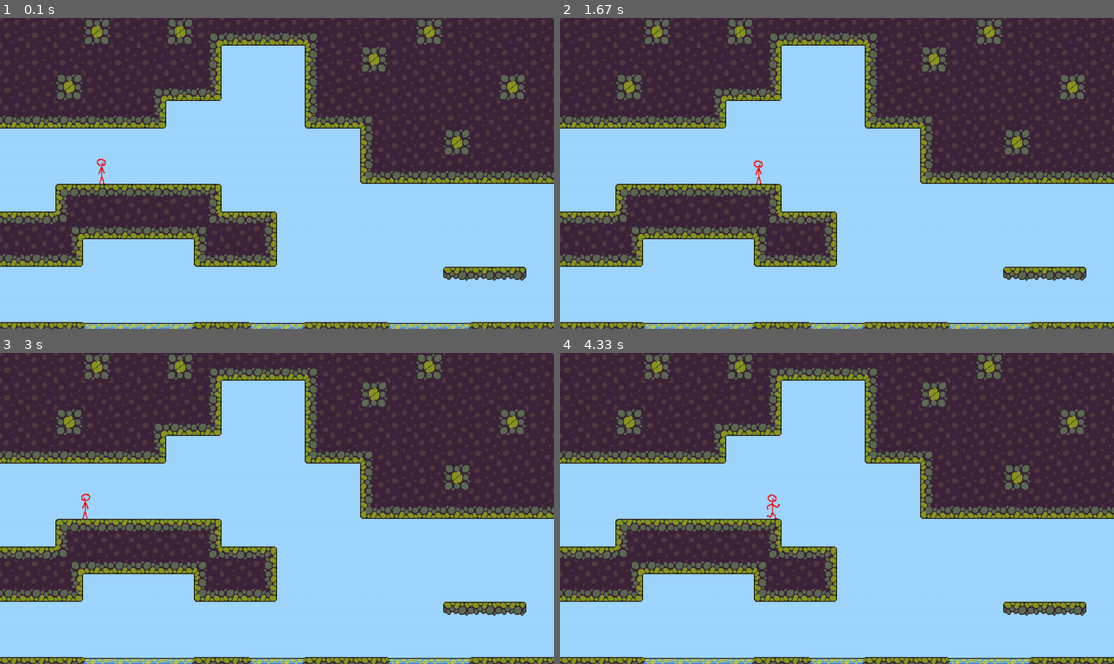
Above: before the commit, frames 1-4 (two rows, left to right).
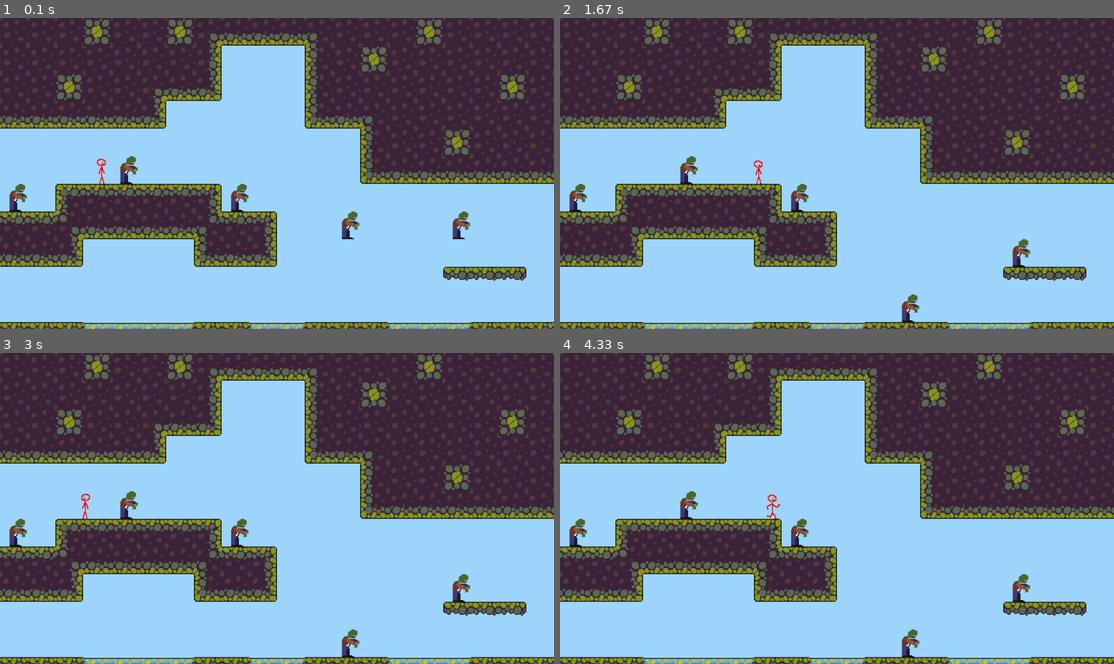
Above: after the commit, the same moments.

Repository: KDO1T/Return-To-Sender
Game: pygame game, started from main.py
The game is run twice, just before and just after one commit, with the same random seed, the same clock (stepped at 60 frames per second) and the same inputs.
Inputs:
- Up to frame 1 (0.1 s): no input
- Up to frame 2 (1.67 s): hold D 0.33-0.8 s; hold W 0.83-1.13 s; hold W 1.17-1.63 s
- Up to frame 3 (3 s): hold A 1.67-2.2 s; hold S 2.23-2.53 s; hold W 2.57-2.97 s
- Up to frame 4 (4.33 s): tap Space at 3.4 s; hold D from 3.73 s (still down)

The runs differ from the first frame. In frame 1, 0.9% of the frame differs, in the area x 1-85%, y 44-72%; in frame 2, 0.9%, in the area x 1-85%, y 44-98%; in frame 3, 0.9%; in frame 4, 0.9%.

Commit message:
got zombies working with fledged out collisions and gravity system

Diff:
--- a/main.py
+++ b/main.py
@@ -3,6 +3,7 @@
 from spritesheet import Spritesheet
 from tilemap import *
 from player import Player, Player_Sprite
+import random
 pygame.init()
 
 #grab resolution for the users monitor
@@ -42,15 +43,7 @@
 total_map_h = sum(row[0].map_h for row in maps)
 
 
-# *--PLAYER STUFF--*
-
-# character_sprites = pygame.sprite.Group()
-# player_sprite = Player_Sprite(100,100)
-# player_sprite.load_idle_sprites()
-# character_sprites.add(player_sprite)
-
-
-
+# *-----------------------------------------------------------PLAYER STUFF---------------------------------------------------------------------*
 
 player = Player(
     Name=None,
@@ -81,6 +74,30 @@
 on_ground = None
 x_flip = False
 
+# *--------------------------------------------ENTITIES-------------------------------------------------------*
+
+
+
+#stores the rect of the zombies
+zombies = []
+#to use later for rendering pos
+zombies_render_positions = [] #acts the same as player render pos.
+zombies_movements = [] #holds the x and y values for zombie movement
+zombie_ground_check = [] #holds boolean if zombie is in the air or not
+zombies_y_momentums = []
+zombie_y_momentum = 0
+
+for i in range(10):
+    zombie = pygame.Rect(i*128, 200, 32,32)
+    zombies.append(zombie)
+
+
+
+
+zombie_sprite = pygame.image.load('animations/base_zombie.png')
+
+
+
 # *--------------------------------------------------------------------------------------------------------*
 
 # *--TILES OBJECTS--*
@@ -170,7 +187,7 @@
 
 
 player_rect = pygame.Rect(100, 200, 32, 32) #player hitbox
-
+#                                   ^^  ^^ change this number to alter player hitbox
 
 
 
@@ -244,8 +261,9 @@
             if event.key == pygame.K_a: #let go of A (left)
                 moving_left = False
 
-
-    # *--HORIZONTAL MOVEMENT + COLLISIONS--*
+    # *---------------------------------------------------------------------------
+
+    # *--PLAYER HORIZONTAL MOVEMENT + COLLISIONS--*
 
     player_movement = [0,0]
 
@@ -257,15 +275,6 @@
     if moving_left == True:
         player_movement[0]= -4
         player_rect.x += player_movement[0]
-
-    #REMOVE LATER
-    if moving_down == True:
-        player_movement[1]= 4
-        player_rect.y += player_movement[1]
-
-    if moving_up == True:
-        player_movement[1]= -4
-        player_rect.y += player_movement[1]
 
     #collisions
     for tile in tile_rect:
@@ -278,8 +287,9 @@
 
 #---------------------------------------------------------------------
 
-    # *-- VERTICAL MOVEMENT + VERTICAL COLLISIONS --*
-
+    # *-- PLAYER VERTICAL MOVEMENT + VERTICAL COLLISIONS --*
+
+    #PLAYER
     #gravity
     player_movement[1] = player_y_momentum
 
@@ -330,6 +340,76 @@
     if jump == True:
         player_y_momentum = -4.5
 
+# *---------------------------------------ENTITIES---------------------------------------------------------
+
+
+    #ZOMBIE MOVEMENT
+    zombies_movements = []
+    for i in range(len(zombies)):
+        zombie_movement = [0,0]
+
+        #left and right movement
+
+
+        # zombie_movement_chance = random.randint(0,1000)
+        # #random decision to move right
+        # if zombie_movement_chance <= 50:
+        #     zombie_movement[0] = 4
+        #     zombies[i].x += zombie_movement[0]
+
+        # #random decision to move left
+        # if zombie_movement_chance >= 950:
+        #     zombie_movement[0]= -4
+        #     zombies[i].x += zombie_movement[0]
+
+
+
+
+
+        zombies_movements.append(zombie_movement)
+        #left and right movement code/ zombie ai
+
+
+    #ZOMBIE HORIZONTAL MOVEMENT
+    for tile in tile_rect:
+        for i in range(len(zombies)):
+            if zombies[i].colliderect(tile):
+                if zombies_movements[i][0] > 0:
+                    zombies[i].right = tile.left
+
+                if zombies_movements[i][0] < 0:
+                    zombies[i].left = tile.right
+
+    #ZOMBIE VERTICAL MOVEMENT AND GRAVITY + VERTICAL COLLISION
+
+    zombies_y_momentums = []
+    for i in range(len(zombies)):
+        zombies_movements[i][1] = zombie_y_momentum
+        zombie_y_momentum += 0.2
+        if zombie_y_momentum > 4.5:
+            zombie_y_momentum = 4.5
+
+        zombies_y_momentums.append(zombie_y_momentum)
+
+        if zombies_y_momentums[i] >= 0 and zombies_y_momentums[i] <= 1: #checks if zombie is in the air
+            pass
+        else:
+            zombie_on_ground = False
+
+        zombies[i].y += zombies_movements[i][1]
+
+        for tile in tile_rect:
+            if zombies[i].colliderect(tile):
+                if zombies_movements[i][1] > 0:
+                    zombies[i].bottom = tile.top
+                    zombies_y_momentums[i] = 0 # <-- basically tells the game that i can stop falling now
+                    zombie_on_ground = True
+
+                if zombies_movements[i][1] < 0:
+                    zombies[i].top = tile.bottom
+                    zombies_y_momentums[i] = 0 # <-- same with this
+
+
                                 # *--ANIMATION--*
  #-----------------------------------------------------------------------------------------------------
     #chooses what type of action the player is doing to then determine animation playing
@@ -381,6 +461,12 @@
     player_render_pos = (player_rect.x - camera_x, player_rect.y - camera_y) #centers player on screen
 
 
+
+    zombies_render_positions = []
+    for i in range(len(zombies)):
+        zombie_render_pos = (zombies[i].x - camera_x, zombies[i].y - camera_y)
+        zombies_render_positions.append(zombie_render_pos)
+
     #flipping code
 
     if moving_left == True:
@@ -396,6 +482,10 @@
     player_sprite = current_frames[index] #determines the image/sprite which will be displayed on player pos
     canvas.blit(pygame.transform.flip(player_sprite, x_flip, False), player_render_pos)
 
+    for i in range(len(zombies)):
+        canvas.blit(zombie_sprite, (zombies_render_positions[i]))
+
+
 
     #^^ draws the player onto the location of its hitbox*
     # x_flip tells the game whether it should flip the direction of the sprite on the x axis or not.
Binary file added: animations/base_zombie.png
Binary file removed: animations/falling/falling_1.png
Binary file removed: animations/falling/falling_2.png
Binary file removed: animations/falling/falling_3.png
Binary file removed: animations/idle/idle_1.png
Binary file removed: animations/idle/idle_2.png
Binary file removed: animations/idle/idle_3.png
Binary file removed: animations/idle/idle_4.png
Binary file removed: animations/idle/idle_5.png
Binary file removed: animations/idle/idle_6.png
Binary file removed: animations/idle/idle_7.png
Binary file removed: animations/jumping/jumping_1.png
(and 11 more such lines)
